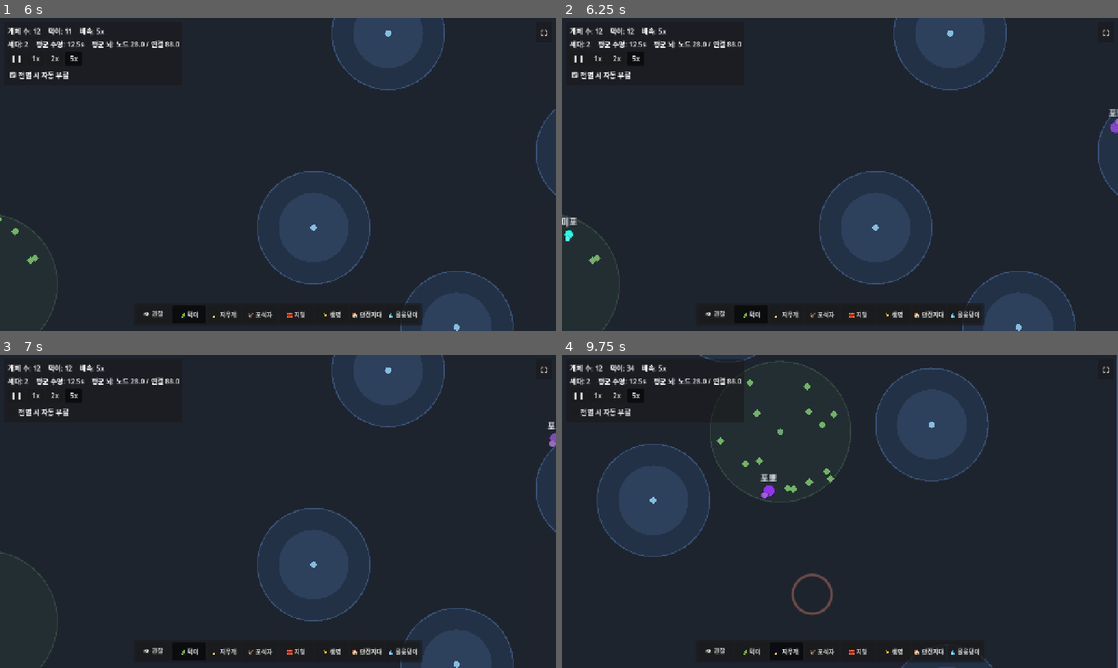
Above: before the commit, frames 1-4 (two rows, left to right).
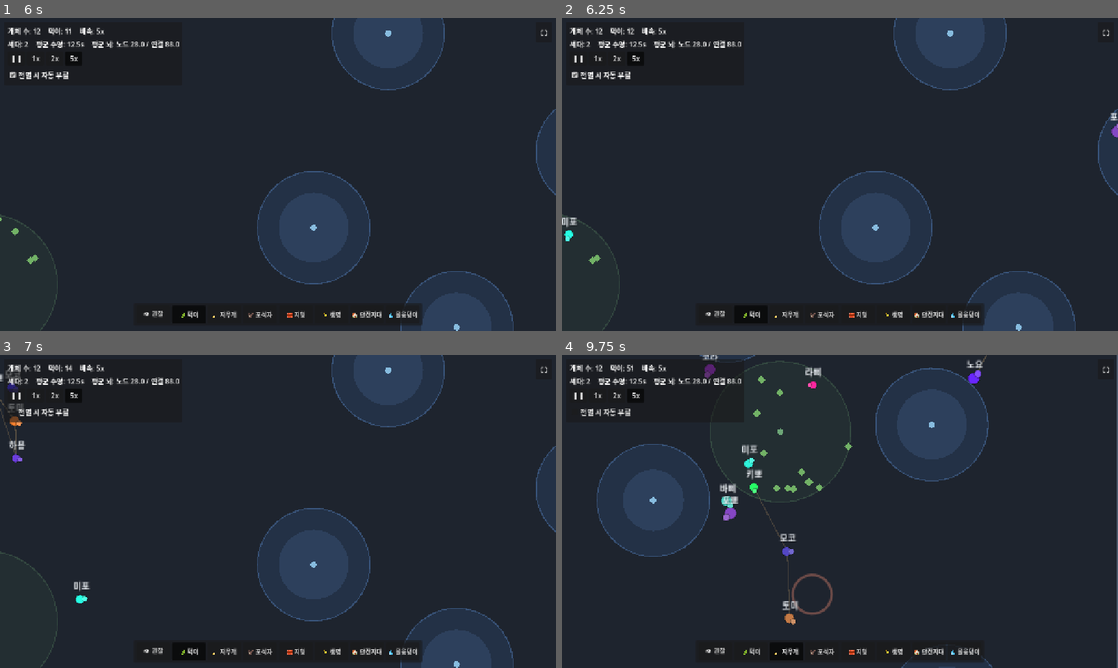
Above: after the commit, the same moments.

Repository: MoriochoRadio/mindlings
Game: Godot game, scene res://scenes/Main.tscn
The game is run twice, just before and just after one commit, with the same random seed, the same clock (stepped at 60 frames per second) and the same inputs.
Inputs (mouse positions are in pixels of both pictures, inside the frame that each line leads up to):
- Up to frame 1 (6 s): click "❚❚" at 0.5 s; click "1x" at 1.25 s; click "2x" at 2 s; click "5x" at 2.75 s; click "전멸 시 자동 부활" at 3.5 s; click "⛶" at 4.25 s; click "👁 관찰" at 5 s; click "🍃 먹이" at 5.75 s
- Up to frame 2 (6.25 s): no input
- Up to frame 3 (7 s): click "전멸 시 자동 부활" at 6.5 s
- Up to frame 4 (9.75 s): tap Enter at 7.25, 7.35 s; move the mouse to (962, 495) at 7.27 s; hold D 7.28-8.03 s; click (962, 495) at 7.42 s; move the mouse to (728, 527) at 8.02 s; hold S 8.03-8.78 s; tap 1 at 8.1 s; move the mouse to (895, 442) at 8.77 s; hold D 8.78-9.53 s; tap 2 at 8.85 s; move the mouse to (812, 574) at 9.52 s; hold W from 9.53 s (still down); tap 3 at 9.6 s; click (812, 574) at 9.67 s

Frame 1 is identical in both runs. In frame 2, less than 0.1% of the frame differs, in the area x 98-100%, y 29-39%; in frame 3, 0.5%; in frame 4, 1.5%, in the area x 11-77%, y 0-87%.

Commit message:
fix(표류 사망 근본): 생존 우선 + 생활권(home range) — 만족-상태 행동 충돌 제거
재발: 관계 추가 후, '만족 시 친구에게로 모임(social-seek)'이 캐릭터를 자원에서 멀리 끌어내
구석에서 굶/탈수사. 만족-상태 행동들(자원 곁 쉬기 vs 친구 찾기 vs 편향 표류)이 충돌했다.

진단(헤드리스): social-seek가 멀리 있는/움직이는 친구를 좇아 자원 범위 밖으로 캐릭터를 끌어내고,
그곳엔 보이는 먹이가 없어 브레인이 복귀를 못 해 표류·아사. 개별 패치 대신 '단일 우선순위'로 재설계.

근본 처방(우선순위 — 위협 없을 때, 위에서 아래로):
1) 생존 우선 재확립: 허기·갈증 중 하나라도 need_reassert_level 미만이면 더 급한 쪽 자원으로 '결정적
   복귀'(굶/탈수사 한참 전 반드시 귀환). 단 보이는 먹이가 있으면 브레인 채집이 더 효율적이라 안 건드림.
2) 생활권(home_range): 가장 가까운 자원(먹이 군락/물웅덩이)에서 home_range를 넘으면 무엇을 하던
   무조건 자원으로 복귀 → 사교/표류가 자원에서 위험하게 멀어지게 두지 않는다. 친구가 멀면 '생활권
   경계까지만' 따라간 셈(leash가 다음 틱 backstop). → 사교는 늘 자원 근처에서.
3) 구석 안전망 강화: 경계 구석에 박혀 곁에 자원이 없으면, 맵 중심이 아니라 '가장 가까운 자원'으로 넛지.
World에 nearest_food_point/water_point/resource_point 추가(생활권 앵커). @export: home_range,
need_reassert_level.

검증(C:\godot 헤드리스, 다회):
 - 정상 플레이 ×5: 인구 평균 11.8~11.9(최저 10~11)로 안정, '생활권 이탈(표류)' 0, 수분·에너지 균형 유지.
 - '만족+강한 친구+구석 배치' 재현 ×2: 배치 개체 대부분 생존·전원 생활권 복귀·가장자리 잔류 0·인구 12.
 - 구석 사망 0 확인. 에러 0. (임시 테스트 스크립트는 커밋 제외.)

Co-Authored-By: Claude Opus 4.8 (1M context) <noreply@anthropic.com>

Diff:
--- a/scripts/Creature.gd
+++ b/scripts/Creature.gd
@@ -125,6 +125,13 @@
 @export var content_keep_radius: float = 72.0
 ## 만족 상태에서 자원으로 완만히 다가갈 때의 속도 배율(작게 — 한가로이 모이는 느낌, 전속 추격 아님).
 @export_range(0.0, 1.0) var content_drift: float = 0.4
+## 생활권(home range): 가장 가까운 자원(먹이 군락/물웅덩이)에서 이 거리(px)를 넘어가면 무엇을 하던
+## 무조건 자원으로 복귀한다 — 사교(친구 따라가기)·편향 표류가 캐릭터를 자원에서 위험하게 멀어지게(굶/탈수사)
+## 두지 않는 '생존 안전망'의 핵심. 자원이 흩어진 간격(군락 ~260, 물 ~200)을 넘나들 만큼은 넉넉히.
+@export var home_range: float = 260.0
+## 허기/갈증이 이 수준 아래로 떨어지면 어떤 만족-상태 행동(친구 곁 모임 등)도 멈추고 즉시 자원으로 복귀한다
+## (굶/탈수사 한참 전 반드시 복귀). content_need_level보다 낮게: 그 사이는 평소 채집, 아래로는 강제 복귀.
+@export_range(0.0, 1.0) var need_reassert_level: float = 0.35
 
 @export_group("끼임 방지")
 ## 이 시간(초) 동안 거의 못 움직이면 '끼임'으로 보고 열린 쪽으로 밀어낸다.
@@ -350,30 +357,45 @@
 				if to_water.length() > 0.001:
 					_drive = (_drive + to_water.normalized() * urge * thirst_drive_strength).limit_length(1.0)
 
-		# 만족 안정화(표류 사망 방지): 두 욕구가 모두 충분하고 위험이 없으면, 신경망 편향이 남기는 잔여
-		# 드라이브로 구석으로 흘러가지 않게 가장 가까운 자원(먹이 우선) 곁에 머문다. 멀면 완만히 다가가고,
-		# 가까우면 거의 멈춰 쉰다 → '물 마신 뒤 구석으로 떠나 죽는' 현상 제거(자원 근처에서 생활 지속).
-		var en: float = energy / max_energy if max_energy > 0.0 else 0.0
-		var wn2: float = water / max_water if max_water > 0.0 else 1.0
-		if en > content_need_level and wn2 > content_need_level \
-				and _last_sense[BrainBuilder.IN_PRED_NEAR] < 0.2:
-			# 친구 곁 선호: 만족 상태에선 가까운 친구에게로 모인다(없으면 자원 곁에 머문다) → 친구끼리 어울림.
-			var home: Node2D = null
-			if _near_friend != null and is_instance_valid(_near_friend):
-				home = _near_friend
-			elif _food_target != null and is_instance_valid(_food_target):
-				home = _food_target
-			else:
-				home = _water_target
-			if home != null and is_instance_valid(home):
-				var to_home: Vector2 = home.position - position
-				var hd: float = to_home.length()
-				if hd > content_keep_radius:
-					_drive = to_home / hd * content_drift  # 한가로이 자원 쪽으로 모인다
+		# ── 생존 우선 + 생활권(home range) + 만족 사교: 단일 우선순위로 충돌 제거(표류·구석 사망 근본 차단) ──
+		# 위협이 가까우면 브레인 회피/도망이 우선이라 안정화는 건너뛴다. 우선순위는 위에서 아래로:
+		# (1) 생활권 이탈 → 무조건 자원 복귀  (2) 욕구 임계 미만 → 즉시 자원 복귀  (3) 만족 → 친구 곁(생활권 내).
+		if _world != null and _last_sense[BrainBuilder.IN_PRED_NEAR] < 0.3:
+			var en: float = energy / max_energy if max_energy > 0.0 else 0.0
+			var wn2: float = water / max_water if max_water > 0.0 else 1.0
+			var anchor: Vector2 = _world.nearest_resource_point(position)
+			var adist: float = position.distance_to(anchor) if anchor != Vector2.INF else 0.0
+			if anchor != Vector2.INF and adist > home_range:
+				# (1) 생활권 이탈 — 무엇을 하던 무조건 자원으로 복귀(최우선 안전망). 사교·표류가 자원에서
+				#     위험하게 멀어지게 두지 않는다. 친구를 따라가다 여기 걸리면 '생활권 경계까지만' 간 셈이 된다.
+				_drive = (anchor - position) / adist
+			elif en < need_reassert_level or wn2 < need_reassert_level:
+				# (2) 욕구 재확립 — 허기·갈증 중 더 급한(더 비어있는) 쪽의 자원으로 결정적으로 복귀(굶/탈수사
+				#     한참 전 반드시 돌아온다). 생존 우선: 어떤 만족-상태 행동보다 위.
+				var water_more_urgent: bool = wn2 < need_reassert_level and (en >= need_reassert_level or wn2 <= en)
+				if water_more_urgent:
+					var wp: Vector2 = _world.nearest_water_point(position)
+					if wp != Vector2.INF:
+						_drive = (wp - position).normalized()
+				elif _food_target == null or not is_instance_valid(_food_target):
+					# 먹이는 '보이는 게 없을 때만' 강제 트렉 — 보이면 브레인 채집이 더 효율적이라 안 건드린다.
+					var fpt: Vector2 = _world.nearest_food_point(position)
+					if fpt != Vector2.INF:
+						_drive = (fpt - position).normalized()
+			elif en > content_need_level and wn2 > content_need_level:
+				# (3) 만족 + 생활권 내: 가까운 친구 곁으로 모이되(없으면 자원 곁), 생활권을 넘어가며 따라가진
+				#     않는다(다음 틱 (1) leash가 backstop) → 사교는 늘 자원 근처에서. 곁에 닿으면 거의 멈춰 쉰다.
+				var home: Node2D = _near_friend if (_near_friend != null and is_instance_valid(_near_friend)) \
+					else (_food_target if (_food_target != null and is_instance_valid(_food_target)) else _water_target)
+				if home != null and is_instance_valid(home):
+					var to_home: Vector2 = home.position - position
+					var hd: float = to_home.length()
+					if hd > content_keep_radius:
+						_drive = to_home / hd * content_drift
+					else:
+						_drive *= 0.12
 				else:
-					_drive *= 0.12                         # 자원 곁에서 거의 멈춰 쉰다(완만한 미동)
-			else:
-				_drive *= 0.12  # 자원이 안 보이면 표류를 멈춘다(구석 탈출은 _update_stuck 넛지가 담당)
+					_drive *= 0.12
 
 	# 경계 접선 슬라이드: 가장자리에서 바깥으로 향하면 미끄러지거나 안쪽으로 보정(박힘/아사 방지).
 	if _world != null:
@@ -749,9 +771,12 @@
 		var esc: Vector2 = Vector2.ZERO
 		if _world.has_walls():
 			esc = _world.open_direction(position, float(_world.wall_cell) * 2.0)
-		# 벽 탈출이 없고, 경계 구석에 박혔는데 곁에 자원도 없으면 → 맵 안쪽으로 넛지(표류 사망 방지).
+		# 벽 탈출이 없고, 경계 구석에 박혔는데 곁에 자원도 없으면 → 가장 가까운 '자원'으로 넛지(없으면 맵 안쪽).
+		# 생활권 leash와 함께, 구석에서 욕구가 오르는 캐릭터를 확실히 안쪽 자원으로 돌려보낸다(표류 사망 방지).
 		if esc == Vector2.ZERO and _near_boundary() and not _resource_within(content_keep_radius):
-			esc = (_bounds.get_center() - position).normalized()
+			var res: Vector2 = _world.nearest_resource_point(position)
+			var goal: Vector2 = res if res != Vector2.INF else _bounds.get_center()
+			esc = (goal - position).normalized()
 		if esc != Vector2.ZERO:
 			_nudge_dir = esc
 			_nudge_timer = nudge_duration
--- a/scripts/World.gd
+++ b/scripts/World.gd
@@ -516,6 +516,38 @@
 		if center.distance_squared_to(c.position) <= r2:
 			n += 1
 	return n
+
+## 생활권/복귀용: pos에서 가장 가까운 '먹이 군락' 중심(없으면 INF). 자원은 소수라 직접 순회.
+func nearest_food_point(pos: Vector2) -> Vector2:
+	var best: Vector2 = Vector2.INF
+	var bd: float = INF
+	for s in _food_sources.get_children():
+		var d: float = pos.distance_squared_to(s.position)
+		if d < bd:
+			bd = d
+			best = s.position
+	return best
+
+## 생활권/복귀용: pos에서 가장 가까운 물웅덩이 중심(없으면 INF).
+func nearest_water_point(pos: Vector2) -> Vector2:
+	var best: Vector2 = Vector2.INF
+	var bd: float = INF
+	for w in _waters.get_children():
+		var d: float = pos.distance_squared_to(w.position)
+		if d < bd:
+			bd = d
+			best = w.position
+	return best
+
+## 생활권 앵커: 먹이 군락·물웅덩이 중 '가장 가까운 자원' 중심(없으면 INF). 캐릭터가 이 반경 안에 머물게 하는 기준.
+func nearest_resource_point(pos: Vector2) -> Vector2:
+	var f: Vector2 = nearest_food_point(pos)
+	var w: Vector2 = nearest_water_point(pos)
+	if f == Vector2.INF:
+		return w
+	if w == Vector2.INF:
+		return f
+	return f if pos.distance_squared_to(f) <= pos.distance_squared_to(w) else w
 
 ## 군락 용량 판정용: 중심 반경 안의 먹이 수(먹이 수가 적어 직접 순회 — 그리드 프레임 staleness 회피).
 func count_food_near(center: Vector2, radius: float) -> int:
